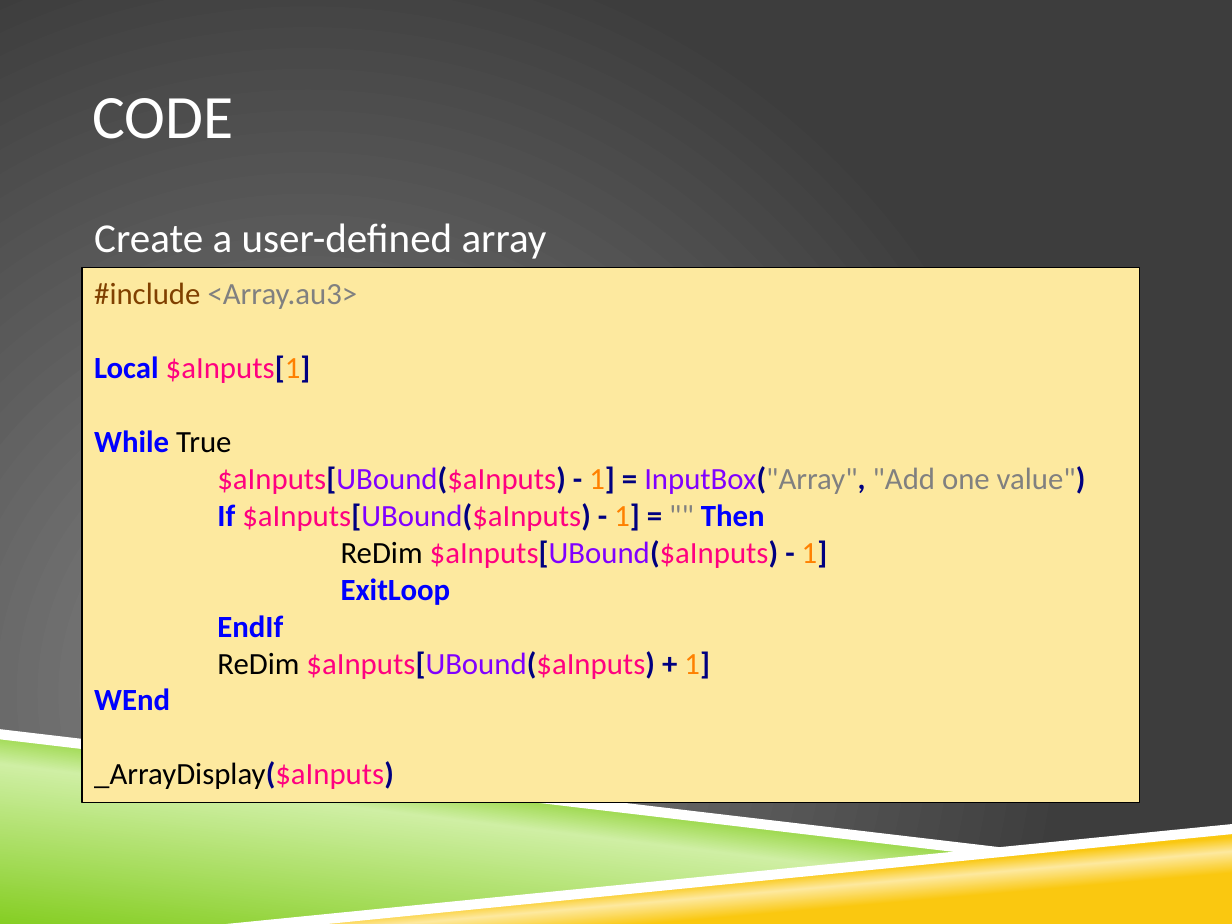
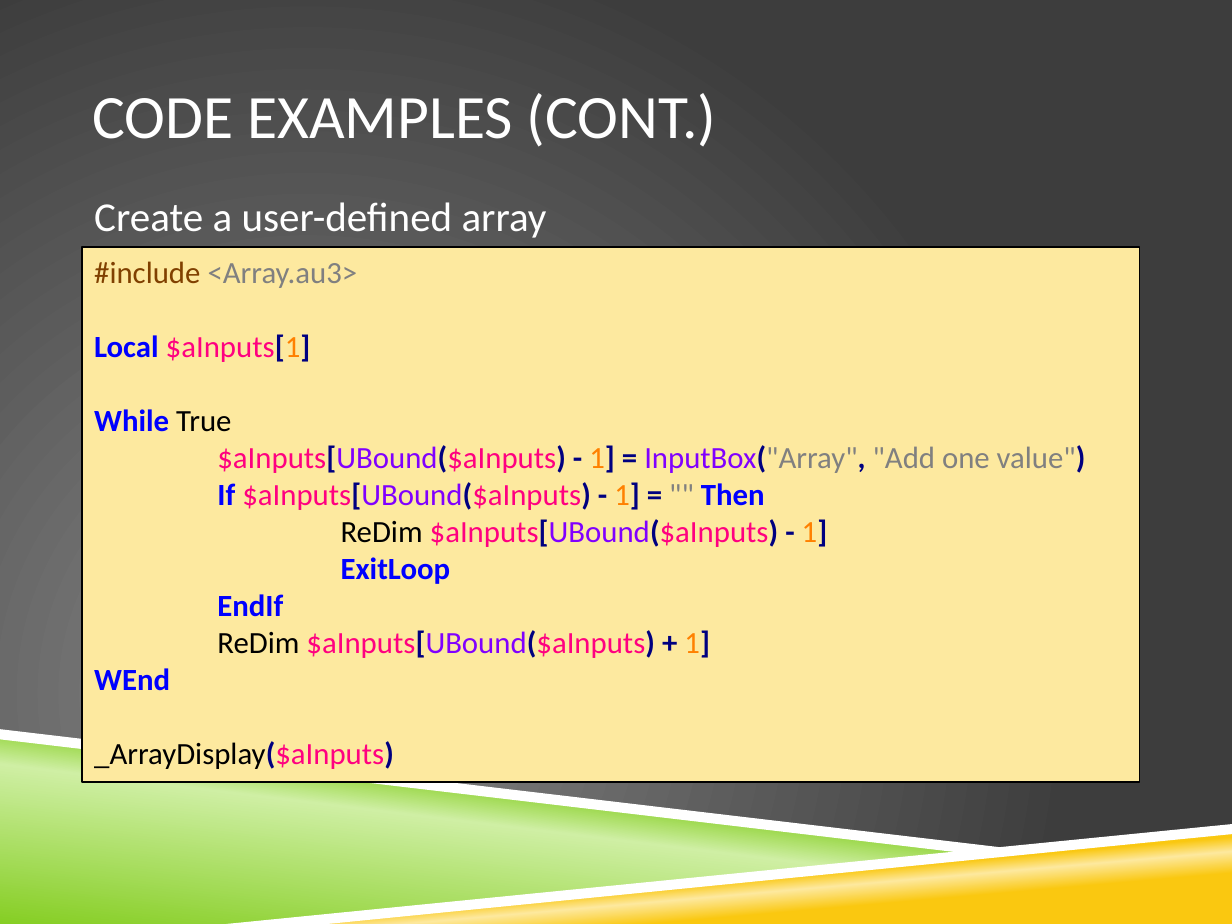
Before and after one commit to krobison/csci400_project, a slide deck: slide 4 of LanguageExplore.pptx. Drawn at 1232x924 pixels with LibreOffice and Linux fonts; fonts in the diff are those of the drawing; background and template pictures are left out. Boxes give left, top, right and bottom in pixels: in the first picture for what was removed or moved away, otherwise in the second. Text is boxed around its words. In the diff, an @@ line names an element or a change of style, - is before the commit and + after.

```diff
--- a/LanguageExplore.pptx
+++ b/LanguageExplore.pptx
@@ title at bbox=[92, 93, 717, 147]: text changed @@
-CODE
+CODE EXAMPLES (CONT.)
@@ text "Create a user-defined array": place and size @@
-text "Create a user-defined array" at bbox=[94, 223, 547, 259]
+text "Create a user-defined array" at bbox=[94, 202, 547, 238]
@@ rectangle "#include <Array.au3>": place and size @@
-rectangle "#include <Array.au3>" at bbox=[83, 267, 1140, 802]
+rectangle "#include <Array.au3>" at bbox=[83, 246, 1140, 781]
```
Also in this commit, not shown: 4 other slides changed, 3 slides added.
